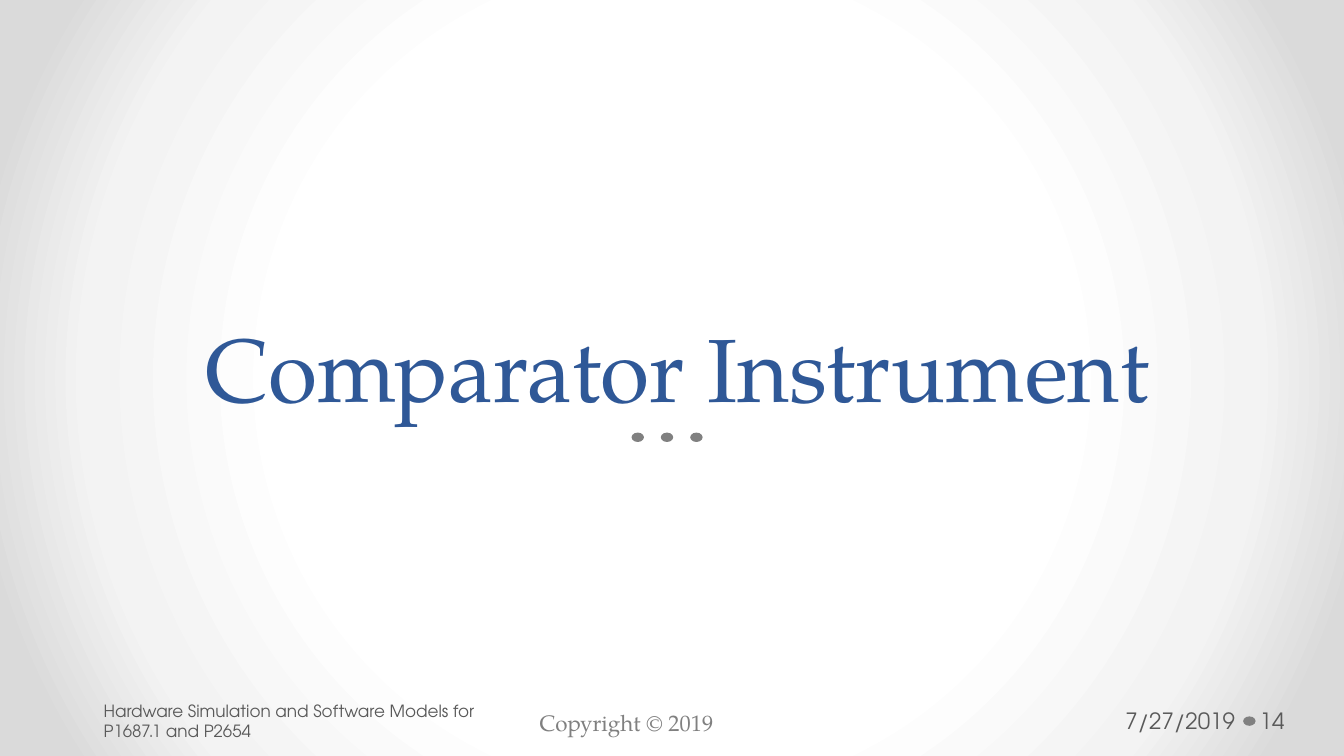
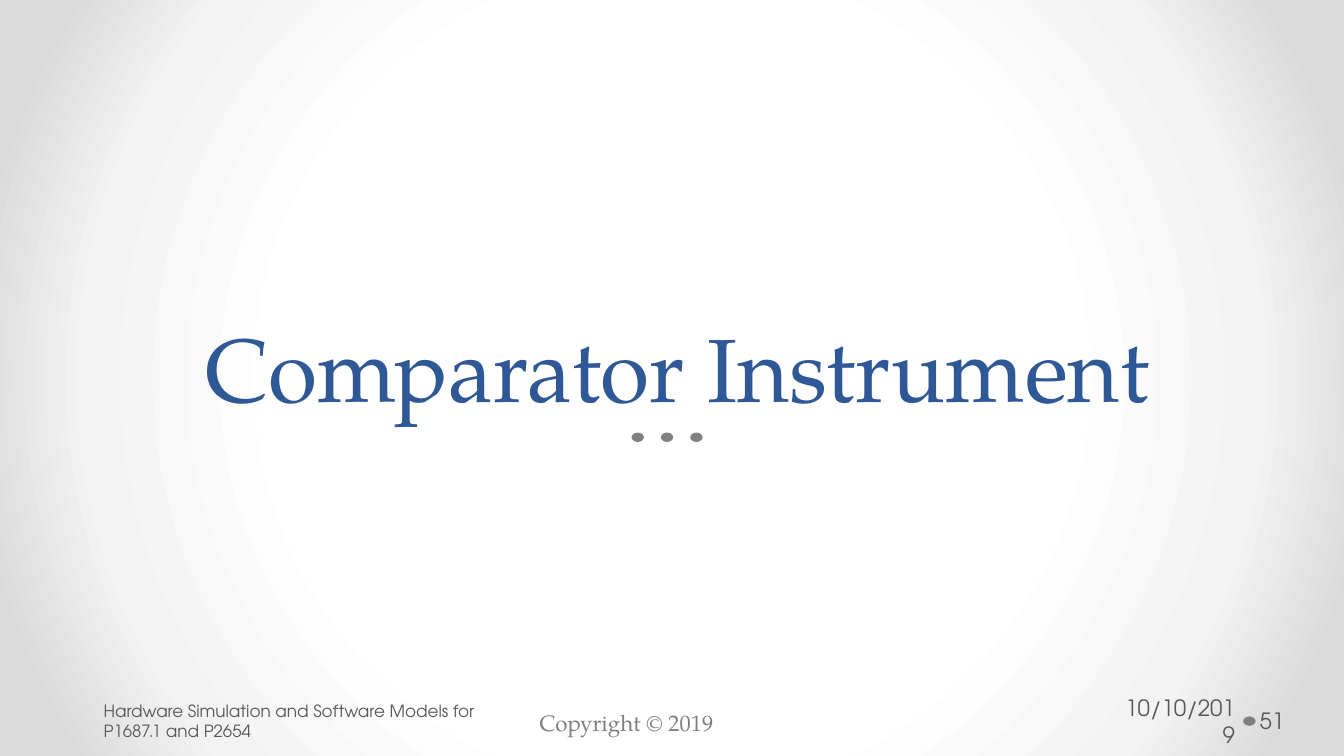
Before and after one commit to bradfordvt/P2654Simulations, a slide deck: slide 51 of docs/HLD.pptx (slide 14 before the commit). Drawn at 1344x756 pixels with LibreOffice and Linux fonts; fonts in the diff are those of the drawing; background and template pictures are left out. Boxes give left, top, right and bottom in pixels: in the first picture for what was removed or moved away, otherwise in the second. Text is boxed around its words. In the diff, an @@ line names an element or a change of style, - is before the commit and + after.

```diff
--- a/docs/HLD.pptx
+++ b/docs/HLD.pptx
@@ text at <box>1125,699,1235,720</box>: text changed @@
-7/27/2019
+10/10/2019
@@ page number at <box>1260,712,1285,729</box>: text changed @@
-14
+51
```
Also in this commit, not shown: 14 other slides changed, 62 slides added.
